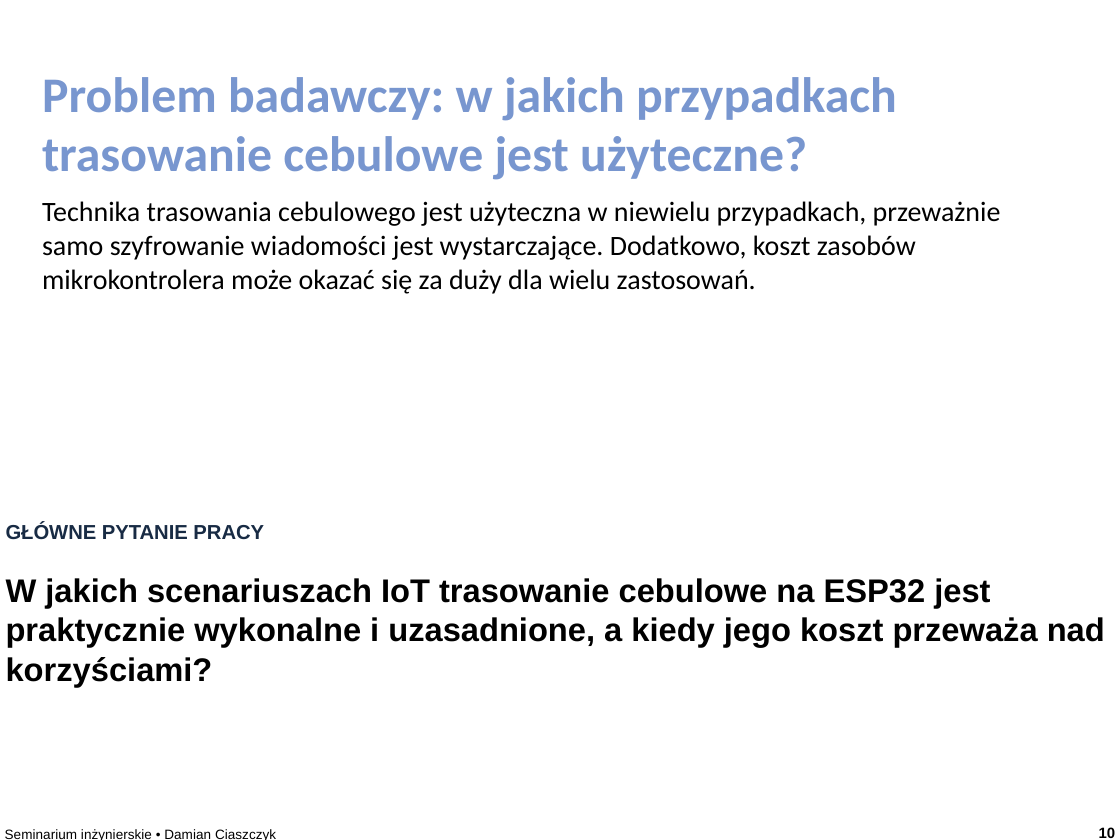
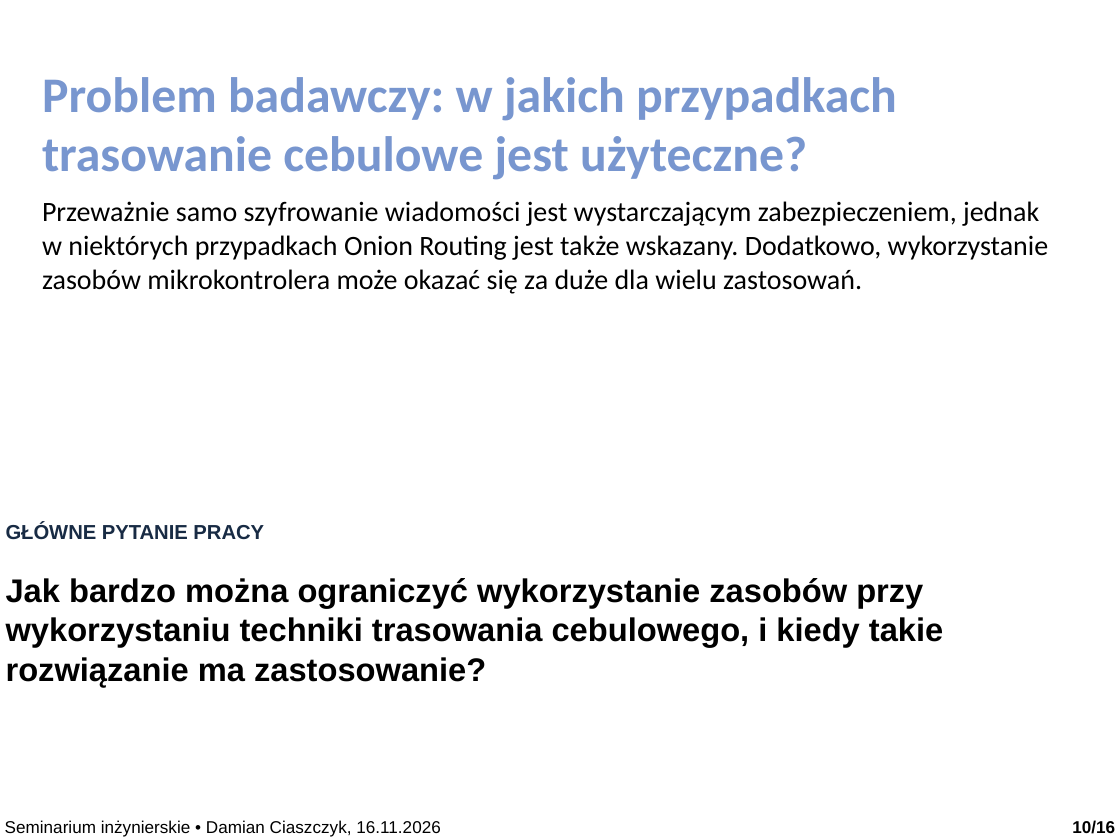
Before and after one commit to dciaszczyk/Engineering_Diploma, a slide deck: slide 10 of prezentacja/prezentacja_seminarka.pptx. Drawn at 1120x840 pixels with LibreOffice and Linux fonts; fonts in the diff are those of the drawing. Boxes give left, top, right and bottom in pixels: in the first picture for what was removed or moved away, otherwise in the second. Text is boxed around its words. In the diff, an @@ line names an element or a change of style, - is before the commit and + after.

```diff
--- a/prezentacja/prezentacja_seminarka.pptx
+++ b/prezentacja/prezentacja_seminarka.pptx
@@ text at box(42, 201, 1048, 294): text changed @@
-Technika trasowania cebulowego jest użyteczna w niewielu przypadkach, przeważnie samo szyfrowanie wiadomości jest wystarczające. Dodatkowo, koszt zasobów mikrokontrolera może okazać się za duży dla wielu zastosowań.
+Przeważnie samo szyfrowanie wiadomości jest wystarczającym zabezpieczeniem, jednak w niektórych przypadkach Onion Routing jest także wskazany. Dodatkowo, wykorzystanie zasobów mikrokontrolera może okazać się za duże dla wielu zastosowań.
@@ text at box(6, 578, 943, 686): text changed @@
-W jakich scenariuszach IoT trasowanie cebulowe na ESP32 jest praktycznie wykonalne i uzasadnione, a kiedy jego koszt przeważa nad korzyściami?
+Jak bardzo można ograniczyć wykorzystanie zasobów przy wykorzystaniu techniki trasowania cebulowego, i kiedy takie rozwiązanie ma zastosowanie?
@@ text at box(5, 820, 440, 837): text changed; size 8.7 to 11 pt @@
-Seminarium inżynierskie • Damian Ciaszczyk
+Seminarium inżynierskie • Damian Ciaszczyk, 16.11.2026
@@ text at box(1072, 820, 1115, 834): text changed; size 9.6 to 11 pt @@
-10
+10/16
```
Also in this commit, not shown: 15 other slides changed, 1 other file.
